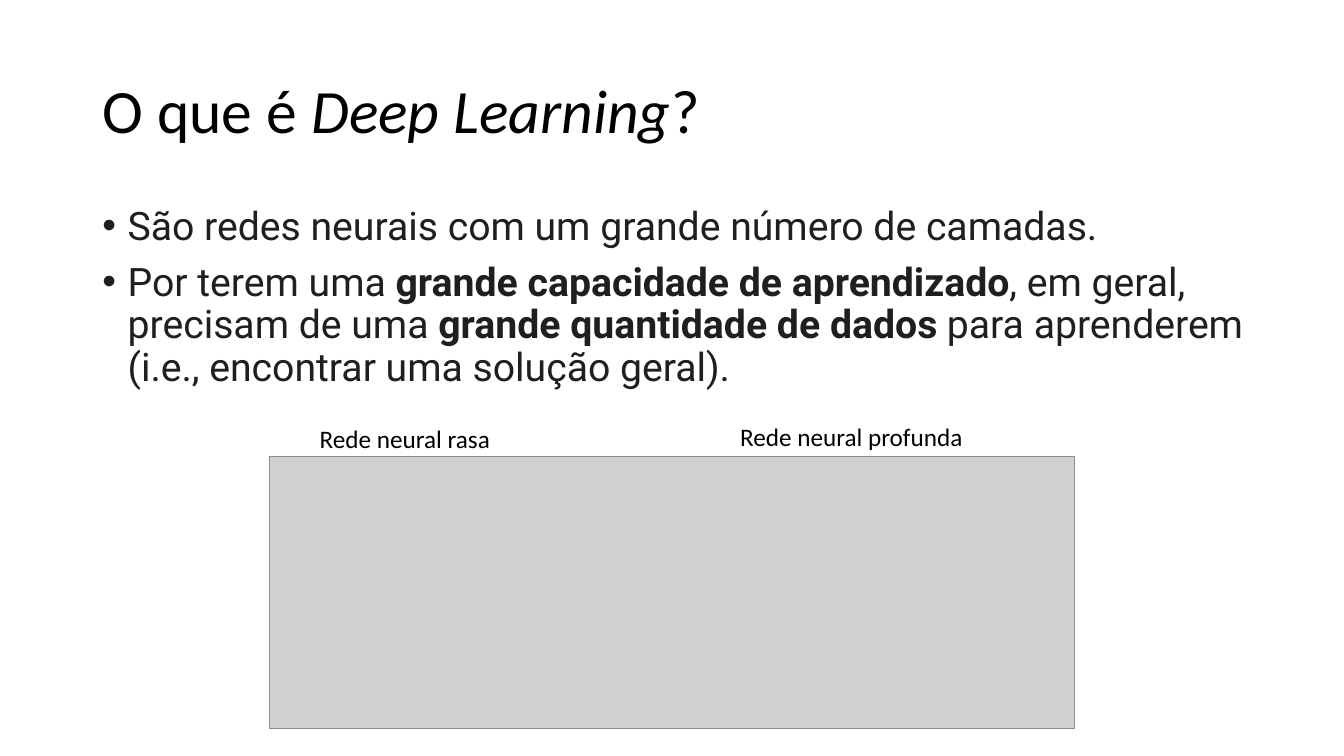
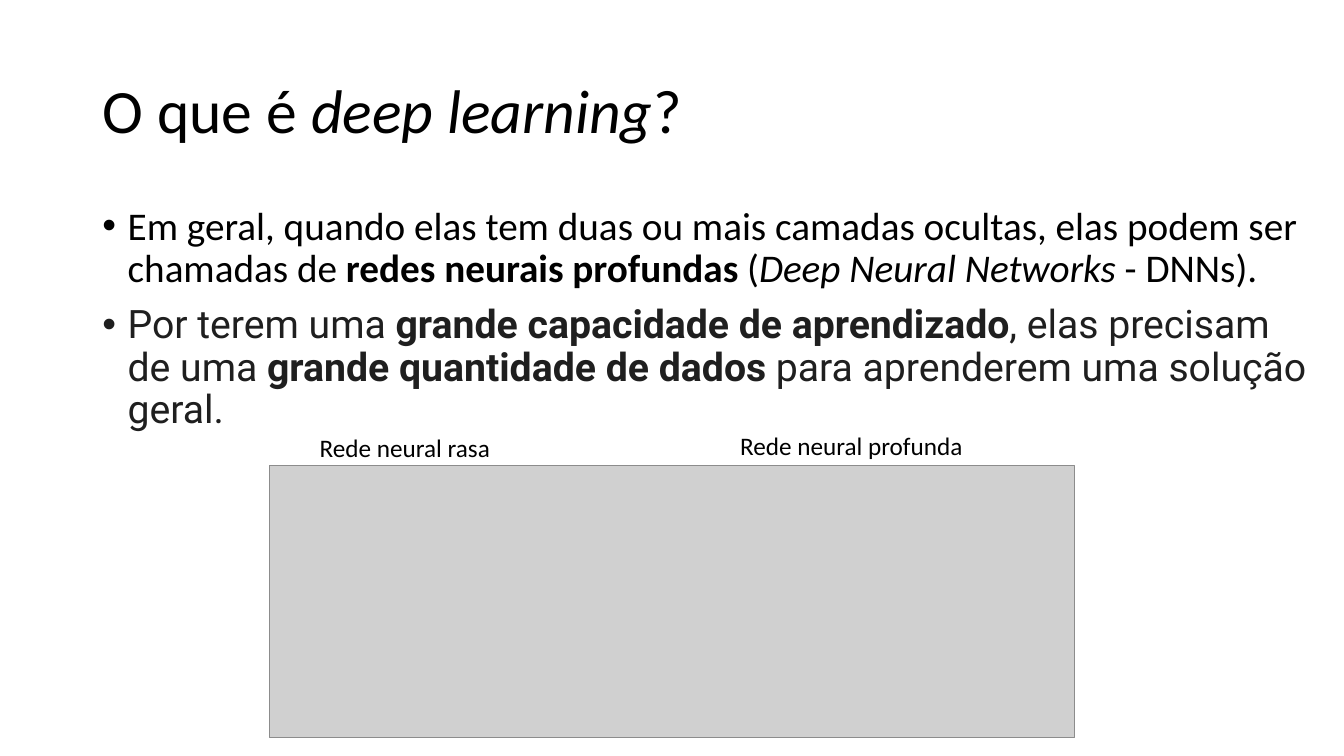
Before and after one commit to zz4fap/c24_inteligencia_artificial, a slide deck: slide 22 of slides/C24_MLP.pptx (slide 3 before the commit). Drawn at 1344x756 pixels with LibreOffice and Linux fonts; fonts in the diff are those of the drawing; grey boxes stand for pictures. Boxes give left, top, right and bottom in pixels: in the first picture for what was removed or moved away, otherwise in the second. Text is boxed around its words. In the diff, an @@ line names an element or a change of style, - is before the commit and + after.

Commit message:
update of slides

```diff
--- a/slides/C24_MLP.pptx
+++ b/slides/C24_MLP.pptx
@@ title at (x1=102, y1=90, x2=681, y2=144): text changed @@
-O que é Deep Learning?
+O que é deep learning?
@@ text at (x1=128, y1=212, x2=1307, y2=431): text changed; font Roboto to Calibri; text colour #1F1F1F to #000000 @@
-• São redes neurais com um grande número de camadas.
-• Por terem uma grande capacidade de aprendizado, em geral, precisam de uma grande quantidade de dados para aprenderem (i.e., encontrar uma solução geral).
+• Em geral, quando elas tem duas ou mais camadas ocultas, elas podem ser chamadas de redes neurais profundas (Deep Neural Networks - DNNs).
+• Por terem uma grande capacidade de aprendizado, elas precisam de uma grande quantidade de dados para aprenderem uma solução geral.
@@ 2 texts, 1 picture moved together from (x1=269, y1=428, x2=1075, y2=729) to (x1=269, y1=437, x2=1075, y2=738) @@
```
Also in this commit, not shown: 2 other slides changed, 13 slides added, 11 slides removed.
